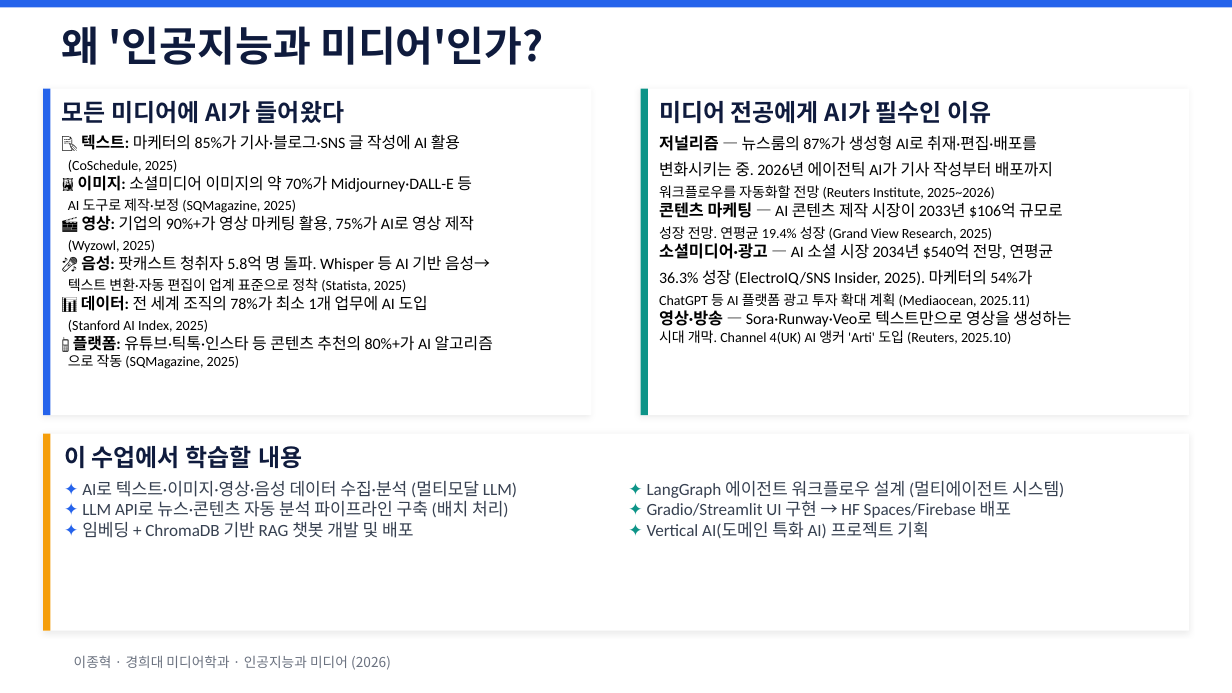
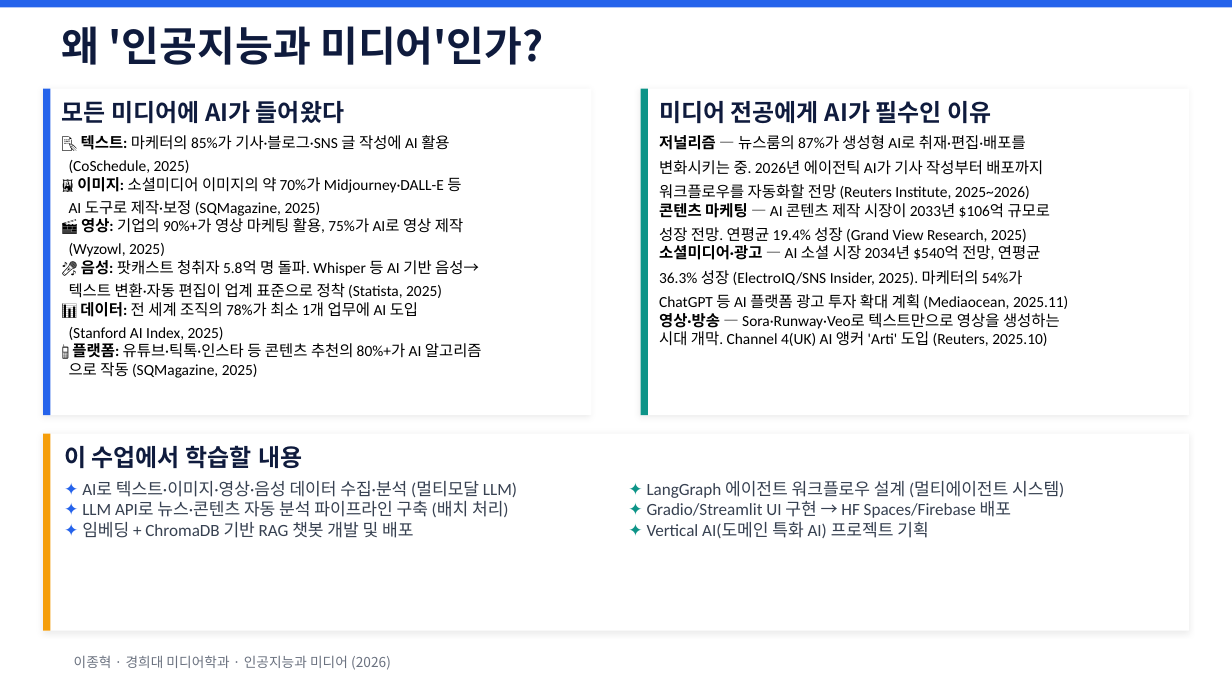
Before and after one commit to jonghhhh/2026_1, a slide deck: slide 2 of AI-media-coding/인공지능과미디어_2026.pptx. Drawn at 1232x693 pixels with LibreOffice and Linux fonts; fonts in the diff are those of the drawing. Boxes give left, top, right and bottom in pixels: in the first picture for what was removed or moved away, otherwise in the second. Text is boxed around its words. In the diff, an @@ line names an element or a change of style, - is before the commit and + after.

```diff
--- a/AI-media-coding/인공지능과미디어_2026.pptx
+++ b/AI-media-coding/인공지능과미디어_2026.pptx
@@ text "📝 텍스트: 마케터의 85%가 기사·블로그·SNS ..." at (69,135,482,378): size 9.3 to 9 pt in "📝 텍스트: 마케터의 85%가 기사·블로그·SNS 글 작성에 ...", "🖼️ 이미지: 소셜미디어 이미지의 약 70%가 Midjourney·DALL-E ...", "🎬 영상: 기업의 90%+가 영상 마케팅 활용, ...", "🎤 음성: 팟캐스트 청취자 5.8억 명 돌파. ..." and 2 more places; size 8.2 to 9 pt in "(CoSchedule, 2025)", "AI 도구로 제작·보정 (SQMagazine, 2025)", "(Wyzowl, 2025)", "텍스트 변환·자동 편집이 업계 표준으로 정착 (Statista, ..." and 2 more places @@
@@ text "저널리즘 — 뉴스룸의 87%가 생성형 ..." at (659,135,1068,346): size 9.5 to 9 pt in "저널리즘", "콘텐츠 마케팅", "소셜미디어·광고", "영상·방송"; size 9.3 to 9 pt in "— 뉴스룸의 87%가 생성형 AI로 취재·편집·배포를", "변화시키는 중. 2026년 에이전틱 AI가 기사 작성부터 ...", "— AI 콘텐츠 제작 시장이 2033년 $106억 ...", "— AI 소셜 시장 2034년 $540억 전망, ..." and 2 more places; size 8.2 to 9 pt in "워크플로우를 자동화할 전망 (Reuters Institute, 2025~2026)", "성장 전망. 연평균 19.4% 성장 (Grand View ...", "ChatGPT 등 AI 플랫폼 광고 투자 확대 ...", "시대 개막. Channel 4(UK) AI 앵커 'Arti' ..." @@
```
Also in this commit, not shown: 1 other file.
